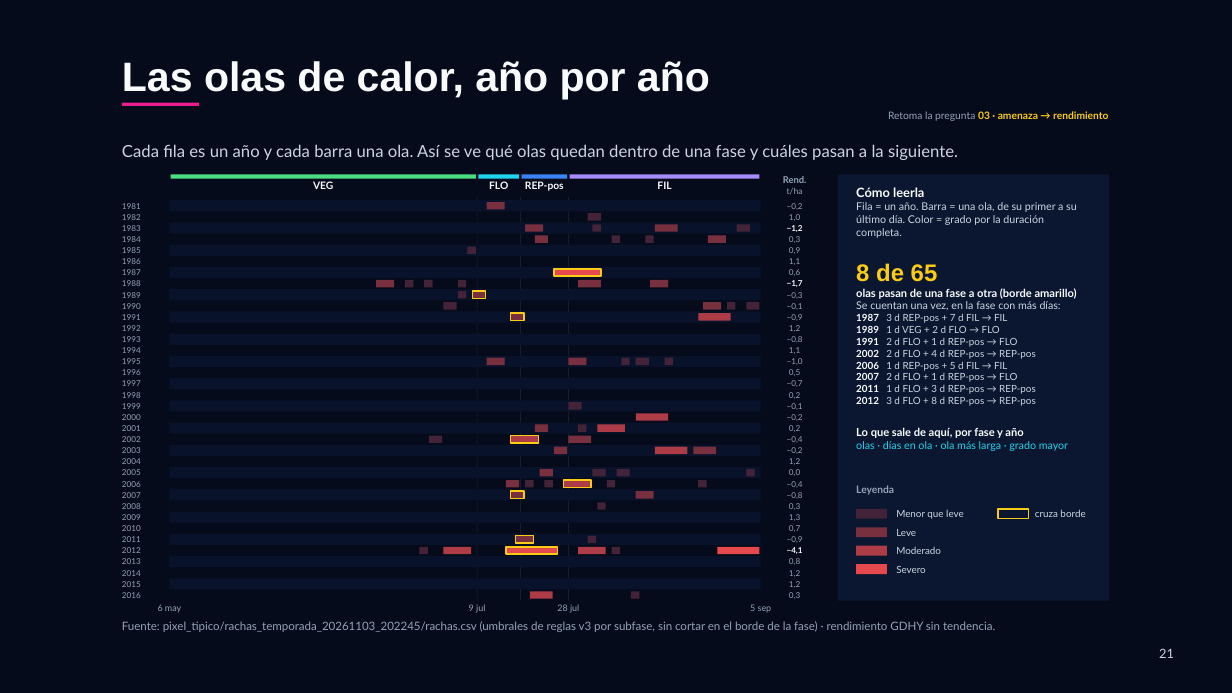
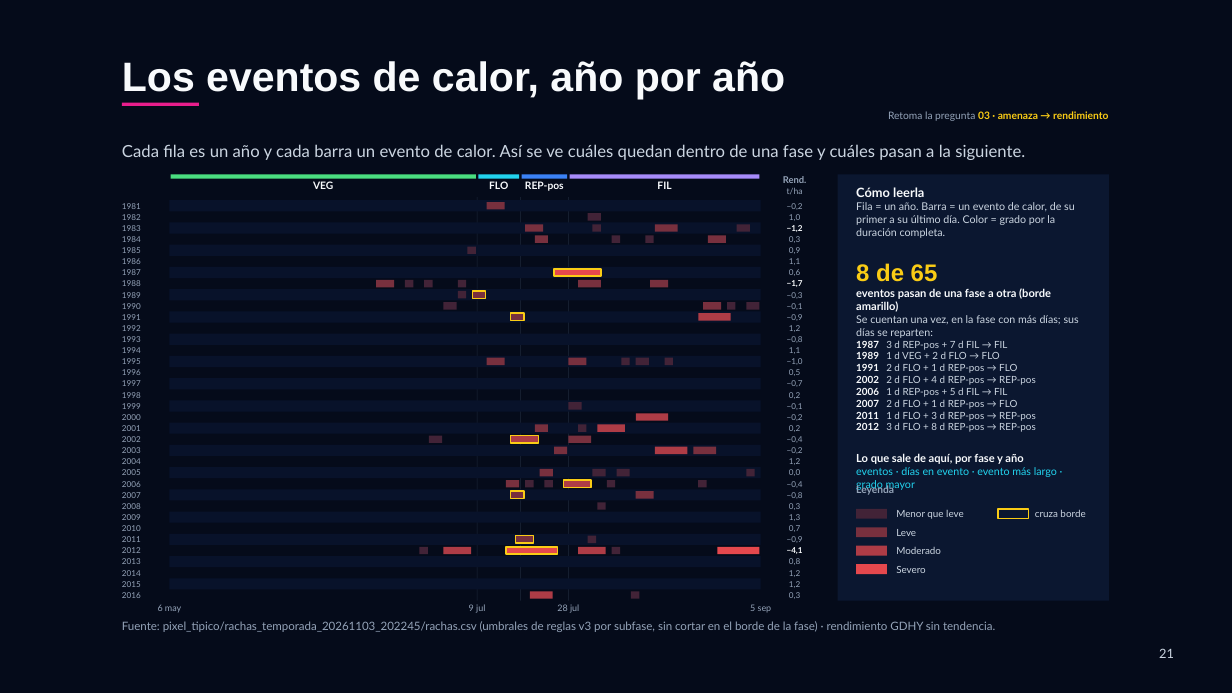
Before and after one commit to Pruizf0310/tesis-cereal-climate, a slide deck: slide 21 of presentacion/Avance_tesis.pptx. Drawn at 1232x693 pixels with LibreOffice and Linux fonts; fonts in the diff are those of the drawing. Boxes give left, top, right and bottom in pixels: in the first picture for what was removed or moved away, otherwise in the second. Text is boxed around its words. In the diff, an @@ line names an element or a change of style, - is before the commit and + after.

```diff
--- a/presentacion/Avance_tesis.pptx
+++ b/presentacion/Avance_tesis.pptx
@@ text at (122, 61, 785, 99): text changed @@
-Las olas de calor, año por año
+Los eventos de calor, año por año
@@ text at (122, 144, 1025, 160): text changed @@
-Cada fila es un año y cada barra una ola. Así se ve qué olas quedan dentro de una fase y cuáles pasan a la siguiente.
+Cada fila es un año y cada barra un evento de calor. Así se ve cuáles quedan dentro de una fase y cuáles pasan a la siguiente.
@@ text at (856, 202, 1075, 238): text changed @@
-Fila = un año. Barra = una ola, de su primer a su último día. Color = grado por la duración completa.
+Fila = un año. Barra = un evento de calor, de su primer a su último día. Color = grado por la duración completa.
@@ text at (856, 288, 1079, 338): text changed; size 13 to 12.5 pt; text colour #F8FAFC to #CBD5E1; bold off @@
-olas pasan de una fase a otra (borde amarillo)
-Se cuentan una vez, en la fase con más días:
+eventos pasan de una fase a otra (borde amarillo)
+Se cuentan una vez, en la fase con más días; sus días se reparten:
@@ text at (856, 467, 1057, 491): text changed @@
-olas · días en ola · ola más larga · grado mayor
+eventos · días en evento · evento más largo · grado mayor
```
Also in this commit, not shown: 2 other slides changed, 6 other files.
